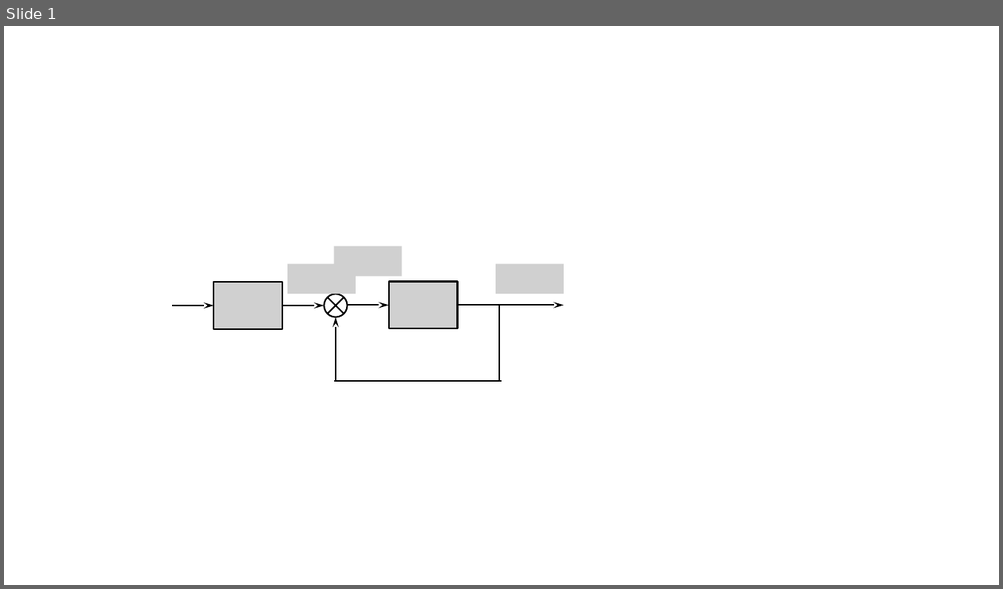
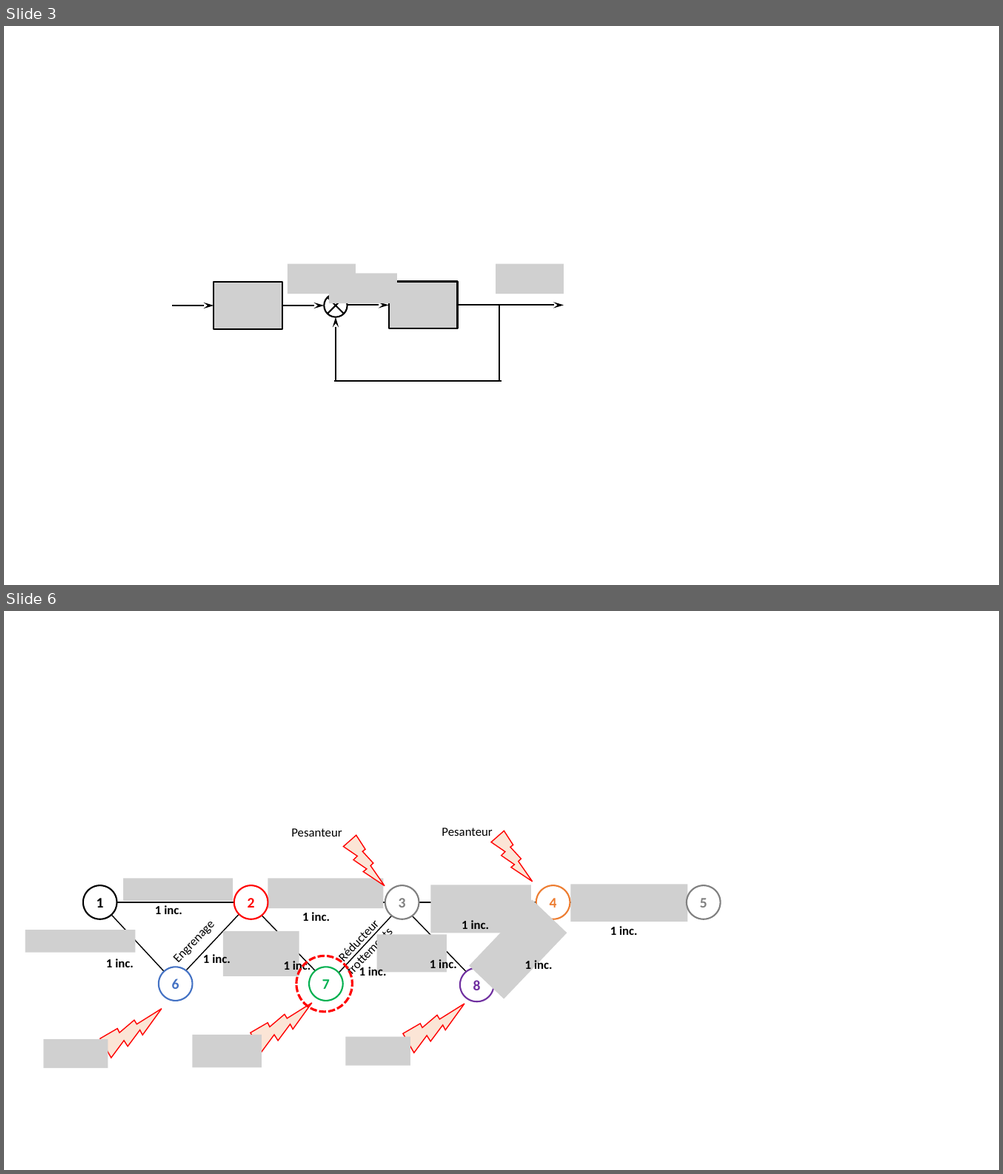
Before and after one commit to xpessoles/TP_Documents_PSI, a slide deck: Centrale_2019/images/Figures.pptx. Shown one above the other, each under a label of ours: slide 1 before the commit, slides 3 and 6 after it; the slides between them are not shown. The pictures are 1003x589 and 1003x1174 pixels, drawn with LibreOffice and Linux fonts; fonts in the diff are those of the drawing; grey boxes stand for pictures. Boxes give left, top, right and bottom in pixels: in the first picture for what was removed or moved away, otherwise in the second. Text is boxed around its words. In the diff, an @@ line names an element or a change of style, - is before the commit and + after.

```diff
--- a/Centrale_2019/images/Figures.pptx
+++ b/Centrale_2019/images/Figures.pptx
@@ slide 6 added at [4,611,999,1170], background #FFFFFF @@
@@ group added at [25,828,720,1069]: 11 pictures, 10 lines, 8 ellipses, 5 lightning bolts, 4 texts @@
+Réducteur
+frottements
+1
+4
+5
+6
+Engrenage
+7
+2
+3
+8
+Pesanteur
+Pesanteur
@@ text added at [155,906,182,914], 12 pt, text #000000, bold @@
+1 inc.
@@ text added at [302,912,330,921], 12 pt, text #000000, bold @@
+1 inc.
@@ text added at [461,920,489,929], 12 pt, text #000000, bold @@
+1 inc.
@@ text added at [610,926,637,935], 12 pt, text #000000, bold @@
+1 inc.
@@ text added at [106,959,134,968], 12 pt, text #000000, bold @@
+1 inc.
@@ text added at [203,953,230,966], 12 pt, text #000000, bold @@
+1 inc.
@@ text added at [284,960,311,974], 12 pt, text #000000, bold @@
+1 inc.
@@ ellipse added at [296,957,353,1012], outline #FF0000 2.25 pt dashed @@
@@ text added at [430,959,457,972], 12 pt, text #000000, bold @@
+1 inc.
@@ text added at [525,960,552,973], 12 pt, text #000000, bold @@
+1 inc.
@@ text added at [359,966,387,976], 12 pt, text #000000, bold @@
+1 inc.
@@ what was slide 1 is now slide 3 @@
@@ slide 3 changed as well @@
@@ picture removed at [334,246,401,276] @@
@@ picture added at [330,274,397,304] @@
```
Also in this commit, not shown: 1 other slide changed, 5 other slides added, 17 other files.
